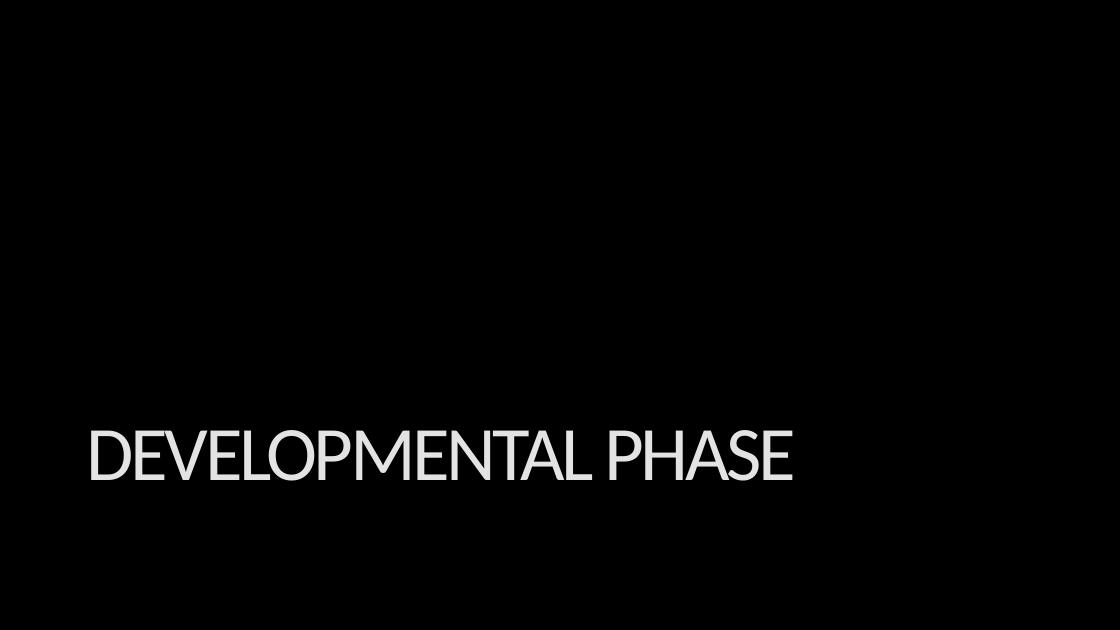
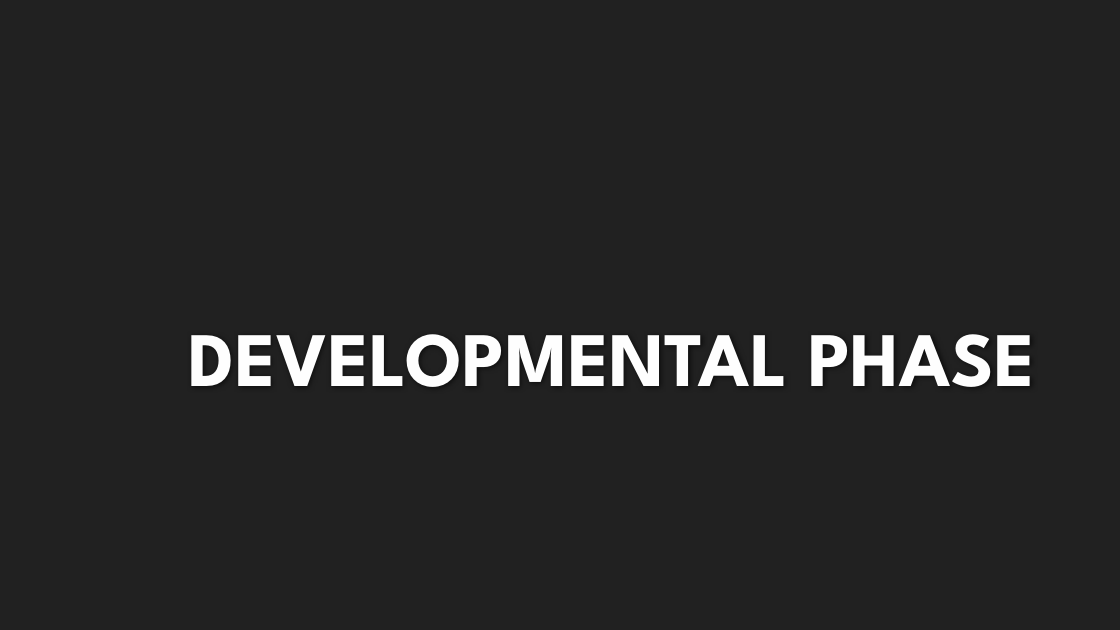
Before and after one commit to HalfMomentum/Belleza, a slide deck: slide 3 of Documentation/BELLZA WEBAPP.pptx. Drawn at 1120x630 pixels with LibreOffice and Linux fonts; fonts in the diff are those of the drawing; background and template pictures are left out. Boxes give left, top, right and bottom in pixels: in the first picture for what was removed or moved away, otherwise in the second. Text is boxed around its words. In the diff, an @@ line names an element or a change of style, - is before the commit and + after.

```diff
--- a/Documentation/BELLZA WEBAPP.pptx
+++ b/Documentation/BELLZA WEBAPP.pptx
@@ background picture (left out) to #212121 @@
@@ title "DEVELOPMENTAL PHASE": place and size @@
-title "DEVELOPMENTAL PHASE" at (87,430,796,481)
+title "DEVELOPMENTAL PHASE" at (189,334,1036,387)
@@ title "DEVELOPMENTAL PHASE" at (189,334,1036,387): font Calibri to League Spartan, text colour gradient #878787 to #E3E3E3 to #FFFFFF to #FEFEFE, letter spacing -3 to 0 pt, bold on; alignment left to right; line spacing 0.9 to 1; vertical alignment top to bottom @@
```
Also in this commit, not shown: 15 other slides changed, 5 slides added, 6 slides removed, 6 other files.
